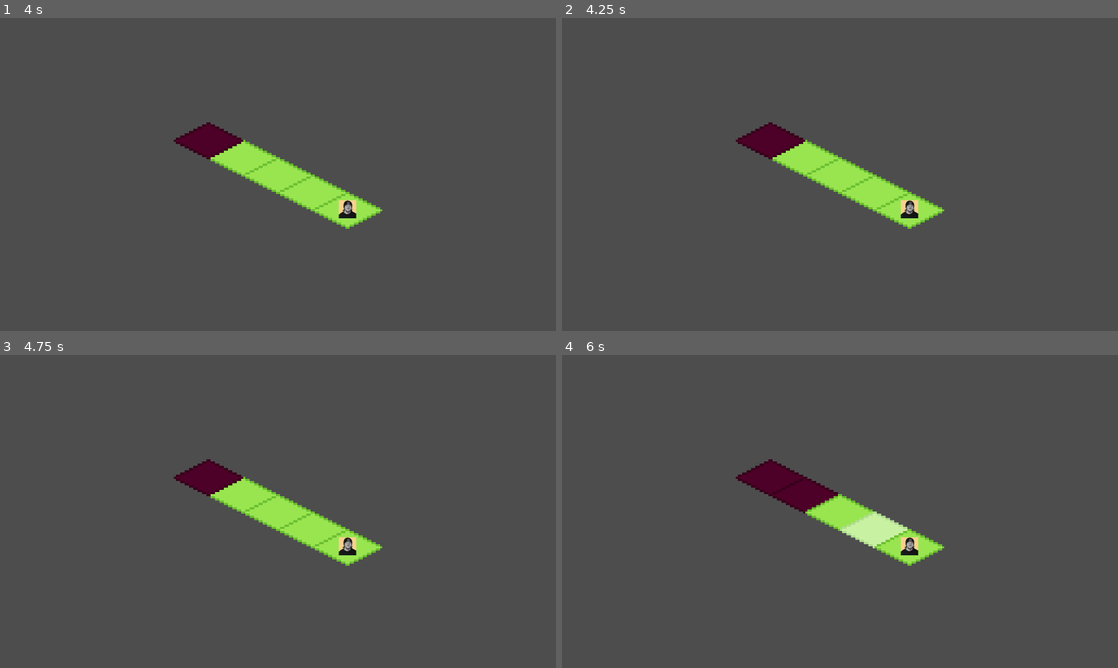
Above: before the commit, frames 1-4 (two rows, left to right).
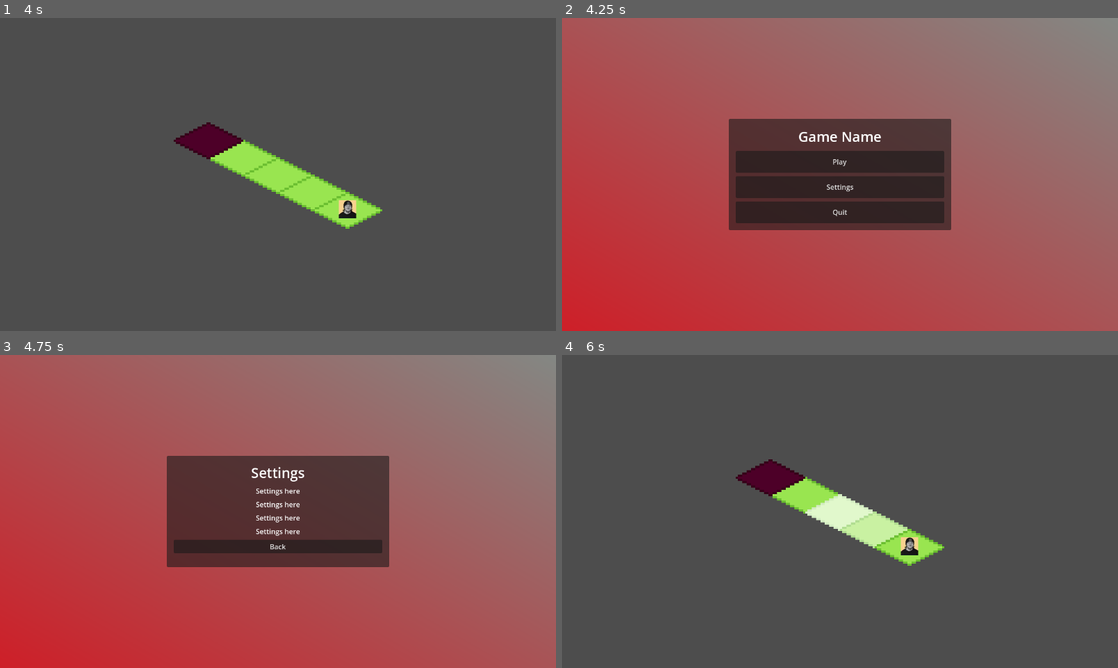
Above: after the commit, the same moments.

Repository: ckuras/GMTK-2023-Fire-Fighter
Game: Godot game, scene res://Scenes/scene_switcher.tscn
Same seed, same stepped clock (60 frames per second), same inputs: the game is played once before the commit and once after it. This scene is started directly instead of the project's main scene.
Inputs (mouse positions are in pixels of both pictures, inside the frame that each line leads up to):
- Up to frame 1 (4 s): tap Enter at 0.5, 2, 3.5 s; move the mouse to (244, 155) at 0.52 s; tap Shift every 0.75 s from 0.6 to 3.6 s; click (244, 155) at 0.67 s; tap Space at 0.77, 1.25, 1.52, 2.75, 3.02, 3.77 s; move the mouse to (205, 140) at 1.27 s; click (205, 140) at 1.42 s; move the mouse to (278, 174) at 2.02 s; click (278, 174) at 2.17 s; move the mouse to (311, 193) at 2.77 s; click (311, 193) at 2.92 s; move the mouse to (344, 208) at 3.52 s; click (344, 208) at 3.67 s
- Up to frame 2 (4.25 s): tap Escape at 4.15 s
- Up to frame 3 (4.75 s): click (278, 524) at 4.25 s, where only the run after the commit has a clickable "Settings"
- Up to frame 4 (6 s): click (840, 545) at 5 s, where only the run after the commit has a clickable "Back"; click (840, 498) at 5.75 s, where only the run after the commit has a clickable "Play"

Frame 1 is identical in both runs. In frame 2, 99% of the frame differs, in the area x 0-100%, y 0-100%; in frame 3, 98%; in frame 4, 1.5%.

Commit message:
Added main menu

Diff:
--- a/Scenes/Levels/level_1.tscn
+++ b/Scenes/Levels/level_1.tscn
@@ -40,6 +40,7 @@
 
 [node name="Tile9" parent="Board/Tiles" instance=ExtResource("3_u7okm")]
 position = Vector2(32, 16)
+has_player = true
 tile_id = 3
 
 [node name="TurnQueue" parent="." node_paths=PackedStringArray("board", "game_state") instance=ExtResource("2_p06tp")]
--- /dev/null
+++ b/Scenes/main_menu.tscn
@@ -0,0 +1,166 @@
+[gd_scene load_steps=4 format=3 uid="uid://deforsdtkxb3t"]
+
+[ext_resource type="Script" path="res://Scripts/main_menu.gd" id="1_r2bbe"]
+
+[sub_resource type="Gradient" id="Gradient_o8b8y"]
+colors = PackedColorArray(0.807843, 0.12549, 0.160784, 1, 0.517647, 0.533333, 0.517647, 1)
+
+[sub_resource type="GradientTexture2D" id="GradientTexture2D_gbvqw"]
+gradient = SubResource("Gradient_o8b8y")
+width = 1280
+height = 720
+fill_from = Vector2(0, 0.986748)
+
+[node name="MainMenu" type="Node"]
+
+[node name="TextureRect" type="TextureRect" parent="."]
+anchors_preset = 15
+anchor_right = 1.0
+anchor_bottom = 1.0
+grow_horizontal = 2
+grow_vertical = 2
+texture = SubResource("GradientTexture2D_gbvqw")
+stretch_mode = 2
+
+[node name="CanvasLayer" type="CanvasLayer" parent="."]
+script = ExtResource("1_r2bbe")
+
+[node name="Main" type="Control" parent="CanvasLayer"]
+layout_mode = 3
+anchors_preset = 15
+anchor_right = 1.0
+anchor_bottom = 1.0
+grow_horizontal = 2
+grow_vertical = 2
+
+[node name="CenterContainer" type="CenterContainer" parent="CanvasLayer/Main"]
+layout_mode = 1
+anchors_preset = 15
+anchor_right = 1.0
+anchor_bottom = 1.0
+grow_horizontal = 2
+grow_vertical = 2
+
+[node name="PanelContainer" type="PanelContainer" parent="CanvasLayer/Main/CenterContainer"]
+custom_minimum_size = Vector2(512, 256)
+layout_mode = 2
+
+[node name="MarginContainer" type="MarginContainer" parent="CanvasLayer/Main/CenterContainer/PanelContainer"]
+layout_mode = 2
+theme_override_constants/margin_left = 16
+theme_override_constants/margin_top = 16
+theme_override_constants/margin_right = 16
+theme_override_constants/margin_bottom = 16
+
+[node name="VBoxContainer" type="VBoxContainer" parent="CanvasLayer/Main/CenterContainer/PanelContainer/MarginContainer"]
+layout_mode = 2
+theme_override_constants/separation = 8
+
+[node name="Label" type="Label" parent="CanvasLayer/Main/CenterContainer/PanelContainer/MarginContainer/VBoxContainer"]
+layout_mode = 2
+size_flags_vertical = 3
+theme_override_font_sizes/font_size = 32
+text = "Game Name"
+horizontal_alignment = 1
+vertical_alignment = 1
+
+[node name="PlayButton" type="Button" parent="CanvasLayer/Main/CenterContainer/PanelContainer/MarginContainer/VBoxContainer"]
+layout_mode = 2
+size_flags_vertical = 3
+text = "Play"
+
+[node name="SettingsButton" type="Button" parent="CanvasLayer/Main/CenterContainer/PanelContainer/MarginContainer/VBoxContainer"]
+layout_mode = 2
+size_flags_vertical = 3
+text = "Settings"
+
+[node name="QuitButton" type="Button" parent="CanvasLayer/Main/CenterContainer/PanelContainer/MarginContainer/VBoxContainer"]
+layout_mode = 2
+size_flags_vertical = 3
+text = "Quit"
+
+[node name="Settings" type="Control" parent="CanvasLayer"]
+visible = false
+layout_mode = 3
+anchors_preset = 15
+anchor_right = 1.0
+anchor_bottom = 1.0
+grow_horizontal = 2
+grow_vertical = 2
+
+[node name="CenterContainer" type="CenterContainer" parent="CanvasLayer/Settings"]
+layout_mode = 1
+anchors_preset = 15
+anchor_right = 1.0
+anchor_bottom = 1.0
+grow_horizontal = 2
+grow_vertical = 2
+
+[node name="PanelContainer" type="PanelContainer" parent="CanvasLayer/Settings/CenterContainer"]
+custom_minimum_size = Vector2(512, 256)
+layout_mode = 2
+
+[node name="MarginContainer" type="MarginContainer" parent="CanvasLayer/Settings/CenterContainer/PanelContainer"]
+layout_mode = 2
+theme_override_constants/margin_left = 16
+theme_override_constants/margin_top = 16
+theme_override_constants/margin_right = 16
+theme_override_constants/margin_bottom = 16
+
+[node name="ScrollContainer" type="ScrollContainer" parent="CanvasLayer/Settings/CenterContainer/PanelContainer/MarginContainer"]
+layout_mode = 2
+
+[node name="VBoxContainer" type="VBoxContainer" parent="CanvasLayer/Settings/CenterContainer/PanelContainer/MarginContainer/ScrollContainer"]
+layout_mode = 2
+size_flags_horizontal = 3
+theme_override_constants/separation = 8
+
+[node name="Label" type="Label" parent="CanvasLayer/Settings/CenterContainer/PanelContainer/MarginContainer/ScrollContainer/VBoxContainer"]
+layout_mode = 2
+size_flags_vertical = 3
+theme_override_font_sizes/font_size = 32
+text = "Settings"
+horizontal_alignment = 1
+vertical_alignment = 1
+
+[node name="Label2" type="Label" parent="CanvasLayer/Settings/CenterContainer/PanelContainer/MarginContainer/ScrollContainer/VBoxContainer"]
+layout_mode = 2
+size_flags_vertical = 3
+theme_override_font_sizes/font_size = 16
+text = "Settings here"
+horizontal_alignment = 1
+vertical_alignment = 1
+
+[node name="Label3" type="Label" parent="CanvasLayer/Settings/CenterContainer/PanelContainer/MarginContainer/ScrollContainer/VBoxContainer"]
+layout_mode = 2
+size_flags_vertical = 3
+theme_override_font_sizes/font_size = 16
+text = "Settings here"
+horizontal_alignment = 1
+vertical_alignment = 1
+
+[node name="Label4" type="Label" parent="CanvasLayer/Settings/CenterContainer/PanelContainer/MarginContainer/ScrollContainer/VBoxContainer"]
+layout_mode = 2
+size_flags_vertical = 3
+theme_override_font_sizes/font_size = 16
+text = "Settings here"
+horizontal_alignment = 1
+vertical_alignment = 1
+
+[node name="Label5" type="Label" parent="CanvasLayer/Settings/CenterContainer/PanelContainer/MarginContainer/ScrollContainer/VBoxContainer"]
+layout_mode = 2
+size_flags_vertical = 3
+theme_override_font_sizes/font_size = 16
+text = "Settings here"
+horizontal_alignment = 1
+vertical_alignment = 1
+
+[node name="ButtonSettingsBack" type="Button" parent="CanvasLayer/Settings/CenterContainer/PanelContainer/MarginContainer/ScrollContainer/VBoxContainer"]
+layout_mode = 2
+size_flags_vertical = 3
+text = "Back"
+
+[connection signal="pressed" from="CanvasLayer/Main/CenterContainer/PanelContainer/MarginContainer/VBoxContainer/PlayButton" to="CanvasLayer" method="_on_play_button_pressed"]
+[connection signal="pressed" from="CanvasLayer/Main/CenterContainer/PanelContainer/MarginContainer/VBoxContainer/SettingsButton" to="CanvasLayer" method="_on_settings_button_pressed"]
+[connection signal="pressed" from="CanvasLayer/Main/CenterContainer/PanelContainer/MarginContainer/VBoxContainer/QuitButton" to="CanvasLayer" method="_on_quit_button_pressed"]
+[connection signal="pressed" from="CanvasLayer/Settings/CenterContainer/PanelContainer/MarginContainer/ScrollContainer/VBoxContainer/ButtonSettingsBack" to="CanvasLayer" method="_on_button_settings_back_pressed"]
--- /dev/null
+++ b/Scripts/main_menu.gd
@@ -0,0 +1,25 @@
+extends CanvasLayer
+
+@onready var main = $Main
+@onready var settings = $Settings
+
+
+func _on_play_button_pressed():
+	get_tree().change_scene_to_file("res://Scenes/scene_switcher.tscn")
+
+
+func _on_settings_button_pressed():
+	main.visible = false
+	settings.visible = true
+
+func _on_quit_button_pressed():
+	get_tree().quit()
+
+func _on_button_settings_back_pressed():
+	main.visible = true
+	settings.visible = false
+
+func _unhandled_input(event):
+	if event is InputEventKey:
+		if event.pressed and event.keycode == KEY_ESCAPE:
+			get_tree().quit()
--- a/Scripts/scene_switcher.gd
+++ b/Scripts/scene_switcher.gd
@@ -28,3 +28,5 @@
 		if was_space_pressed:
 			EventBus.emit_signal("turn_ended")
 			pass
+		if event.pressed and event.keycode == KEY_ESCAPE:
+			get_tree().change_scene_to_file("res://Scenes/main_menu.tscn")
